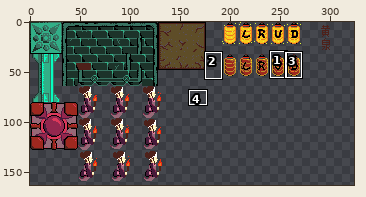
Sprite sheet -- assets/tileset.png. Above: a wide view before the commit, with the close-up outlined.
Close-up. Before the commit:
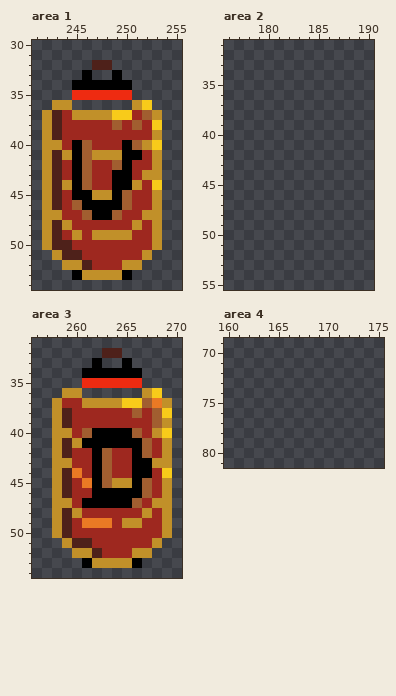
The file is 512x512 pixels. Colours within 5 levels of each other are drawn and written as one. Shown: area 1: x 241..255, y 30..54; area 2: x 176..190, y 31..55; area 3: x 256..270, y 31..54; area 4: x 160..175, y 69..81. The wide view leaves out empty margins. The commit also changed other parts of the picture, which this record leaves out.
After the commit:
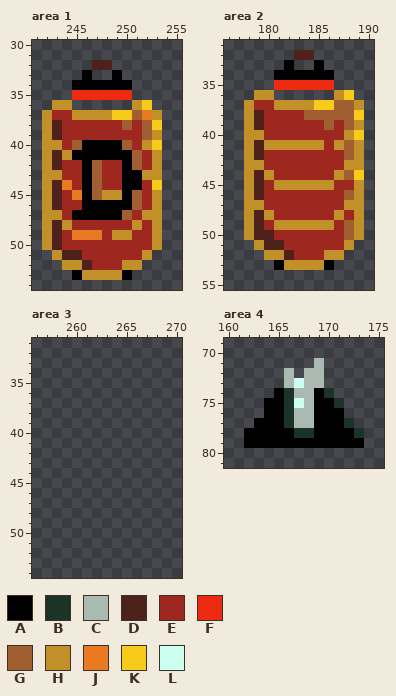
Palette (. is transparent): A #000000  B #1c332a  C #aabab3  D #4e211a  E #9e281f  F #ee2b11  G #a15e30  H #c19029  J #ea7924  K #f8cb1a  L #cdfff1
Edits made:
Changed rows in their new state; - is an unchanged pixel.
Area 1:
first column x 243:
37 E-------GJ
38 ------EGEG
39 ---------G
40 --GAAAAGE-
41 ---AAAA-G-
42 --EAG-E-G-
43 H-EAG-E-A-
44 -JEAG-E-A-
45 --J-G-HAG-
46 --E----AG-
47 --AA--AG--
49 --JJJE----
50 -E--------
Area 2:
first column x 178:
32 -----DD-----
33 ----A--A----
34 ---AAAAAA---
35 ---FFFFFF---
36 -HH------HK-
37 HEEHHHHKKGGH
38 HDEEEEGGGGGK
39 HDEEEEEEGEGH
40 HHEEEEEEEEHK
41 HDHHHHHHEHGH
42 HDEEEEEEEEGH
43 HHEEEEEEEEHH
44 HDHEEEEEEHGK
45 HDEHHHHHHEEH
46 HDEEEEEEEEGH
47 HHEEEEEEEEHH
48 HDHEEEEEEHEH
49 HDEHHHHHHEGH
50 HDDEEEEEEEGH
51 -HDDEEEEEEH-
52 --HHDEEEHH--
53 ---AHHHHA---
Area 3:
first column x 258:
32 -----..-----
33 ----.--.----
34 ---......---
35 ---......---
36 -..------..-
37 ............
38 ............
39 ............
40 ............
41 ............
42 ............
43 ............
44 ............
45 ............
46 ............
47 ............
48 ............
49 ............
50 ............
51 -..........-
52 --........--
53 ---......---
Area 4:
first column x 162:
71 -------C----
72 ----C-CC----
73 ----CLCC----
74 ---ABCCAB---
75 --AABLCAAB--
76 --AABCCAAA--
77 -AAABCCAAAB-
78 AAAAABBAAAAB
79 AAAAAAAAAAAA
Changed places in both close-ups, as pixel boxes (x1, y1, x2, y2):
changed: (52, 110, 152, 250)
added: (244, 50, 364, 270)
erased: (52, 348, 172, 568)
added: (244, 358, 364, 448)
